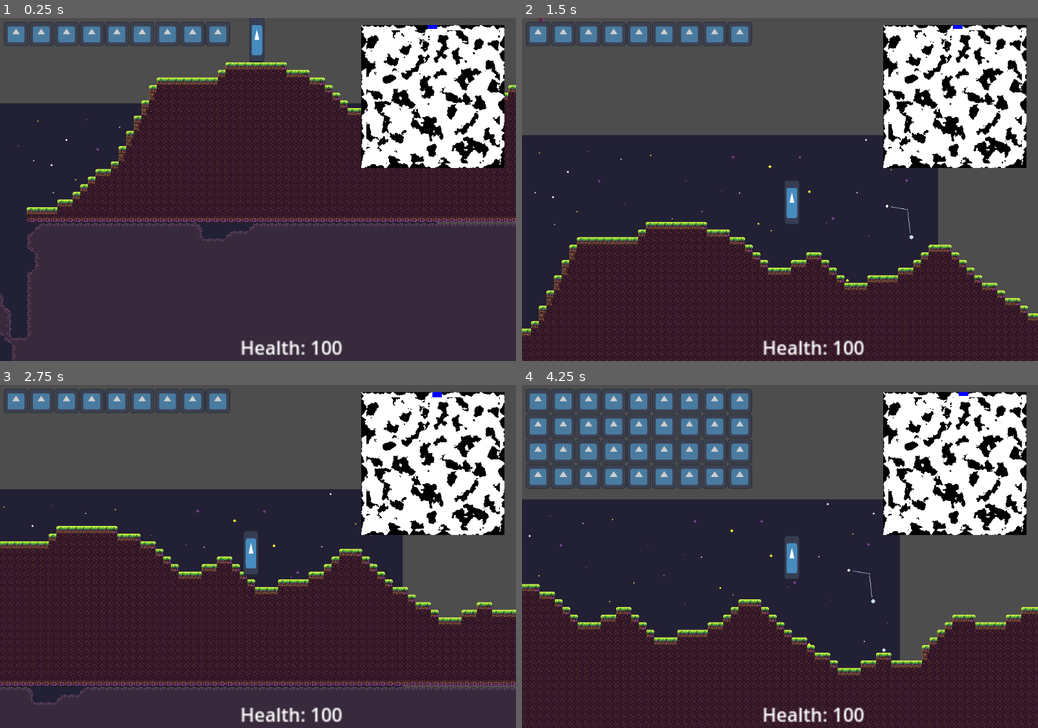
Above: before the commit, frames 1-4 (two rows, left to right).
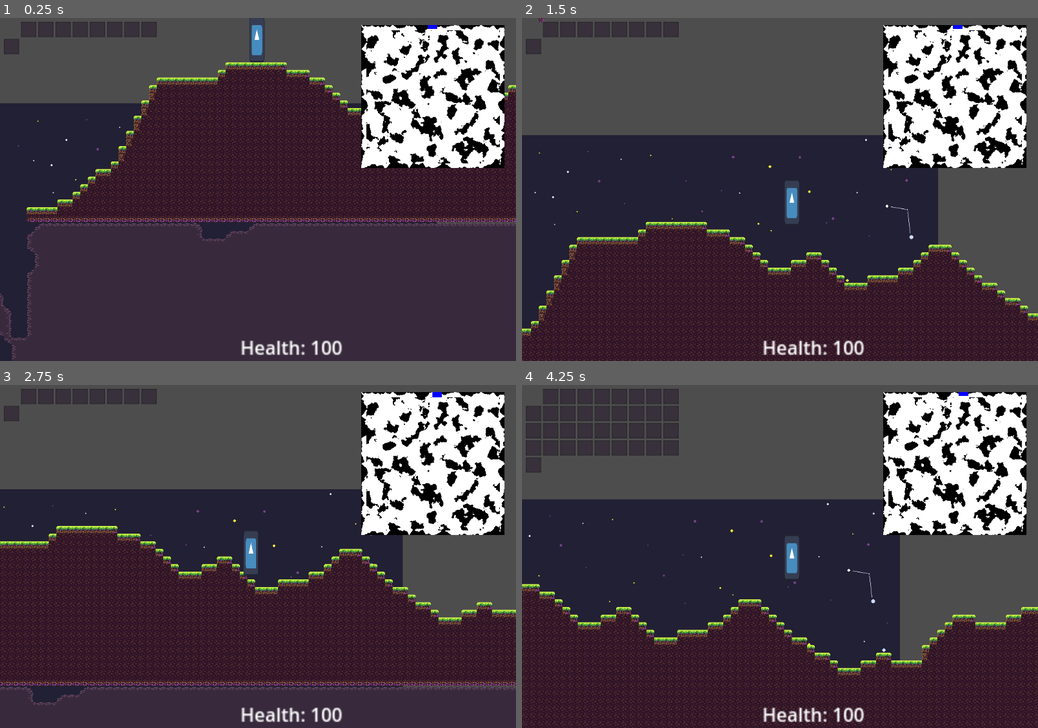
Above: after the commit, the same moments.

Repository: EamonnER/TerraWorlds
Game: Godot game, scene res://game.tscn
Two runs of this game, one before a commit and one after it. Both use one fixed random seed, a clock stepped at 60 frames per second and the inputs below. The engine's default icon, where the game draws it, is replaced by a stand-in: a white triangle on a blue panel in a dark square.
Inputs (mouse positions are in pixels of both pictures, inside the frame that each line leads up to):
- Up to frame 1 (0.25 s): no input
- Up to frame 2 (1.5 s): move the mouse to (537, 35) at 0.52 s; hold D (game_right) from 0.53 s (still down); click (537, 35) at 0.6 s; tap Space (game_jump) at 0.77 s; move the mouse to (563, 35) at 1.27 s; right-click (563, 35) at 1.35 s; click (563, 35) at 1.42 s
- Up to frame 3 (2.75 s): tap Space (game_jump) at 1.52 s; move the mouse to (67, 402) at 2.02 s; release D (game_right) at 2.03 s; hold A (game_left) from 2.03 s (still down); click (67, 402) at 2.1 s
- Up to frame 4 (4.25 s): move the mouse to (614, 402) at 2.77 s; release A (game_left) at 2.78 s; hold D (game_right) from 2.78 s (still down); right-click (614, 402) at 2.85 s; click (614, 402) at 2.92 s; tap Space (game_jump) at 3.02, 3.77 s; move the mouse to (640, 402) at 3.52 s; click (640, 402) at 3.6 s; tap Q (game_open_inventory) at 4.15 s

The runs differ from the first frame. In frame 1, 1.7% of the frame differs, in the area x 0-45%, y 1-11%; in frame 2, 1.7%; in frame 3, 1.7%; in frame 4, 6.8%, in the area x 0-45%, y 1-31%.

Commit message:
Added functionality for moving items around inventory

Diff:
--- a/game.tscn
+++ b/game.tscn
@@ -49,6 +49,7 @@
 offset_top = -41.0
 offset_right = 15.0
 offset_bottom = -41.0
+scale = Vector2(1, 1)
 columns = 9
 
 [node name="Health" type="Label" parent="CanvasLayer/HUD"]
--- a/src/inventory/inventory.gd
+++ b/src/inventory/inventory.gd
@@ -3,24 +3,32 @@
 
 enum SLOT_TYPE {
 	INVENTORY_HOTBAR,
-	INVENTORY
+	INVENTORY,
+	HELD
 }
 
 @onready var inventory_slot_scene = preload("res://src/inventory/inventory_slot.tscn")
+@onready var held_inventory_slot = $HeldInventorySlot
 
 var rows = 4
 var slots: Dictionary
 var is_open: bool = false
 
 func _ready() -> void:
+	held_inventory_slot.texture = null
+	#held_inventory_slot.ignore_theme_sizes = true  # Prevents automatic sizing
+	held_inventory_slot.size_flags_stretch_ratio = 0  # Stops it from taking grid space
+
 	columns = 9
 
 	slots[SLOT_TYPE.INVENTORY_HOTBAR] = []
 	slots[SLOT_TYPE.INVENTORY] = []
+	slots[SLOT_TYPE.HELD] = [held_inventory_slot]
 
 	for i in range(columns * rows):
 		var slot: InventorySlot = inventory_slot_scene.instantiate()
 		add_child(slot)
+		slot.add_to_group("inventory_slots")
 
 		if i < columns:
 			slots[SLOT_TYPE.INVENTORY_HOTBAR].append(slot)
@@ -45,6 +53,8 @@
 func add_item(item: Item, quantity: int = 1) -> bool:
 	# Returns true if successful; false otherwise
 	for slot in get_children():
+		if slot == held_inventory_slot:
+			continue
 		var current_slot_item = slot.get_item()
 		if (current_slot_item == null) or (item.is_stackable and current_slot_item.id == item.id):
 			slot.set_item(item, quantity)
@@ -52,5 +62,7 @@
 	return false
 
 func _process(delta: float) -> void:
+	held_inventory_slot.set_global_position(get_global_mouse_position() - (held_inventory_slot.get_size()/4))
 	if Input.is_action_just_pressed("game_open_inventory"):
 		toggle_inventory()
+	#print(held_inventory_slot.get_item())
--- a/src/inventory/inventory.tscn
+++ b/src/inventory/inventory.tscn
@@ -1,7 +1,11 @@
-[gd_scene load_steps=2 format=3 uid="uid://c8w68wmnu80ky"]
+[gd_scene load_steps=3 format=3 uid="uid://c8w68wmnu80ky"]
 
 [ext_resource type="Script" path="res://src/inventory/inventory.gd" id="1_dlhv8"]
+[ext_resource type="PackedScene" uid="uid://bf2u15xb65wf7" path="res://src/inventory/inventory_slot.tscn" id="2_x7p2h"]
 
 [node name="Inventory" type="GridContainer"]
-scale = Vector2(0.4, 0.4)
 script = ExtResource("1_dlhv8")
+
+[node name="HeldInventorySlot" parent="." instance=ExtResource("2_x7p2h")]
+z_index = 1
+layout_mode = 2
--- a/src/inventory/inventory_slot.gd
+++ b/src/inventory/inventory_slot.gd
@@ -7,7 +7,7 @@
 @onready var quantity_label: Label = $Quantity
 @onready var this_scene = preload("res://src/inventory/inventory_slot.tscn")
 
-var is_following_cursor: bool = false
+@onready var parent_inventory = get_parent()
 
 func set_item(new_item: Item, new_quantity: int) -> void:
 	if new_item == null or new_quantity == 0:
@@ -65,6 +65,10 @@
 	delete_item()
 	return [item, old_quantity]
 
+func transfer_item_to(slot: InventorySlot) -> void:
+	var item = pop_item()
+	slot.set_item(item[0], item[1])
+
 func _update_label() -> void:
 	if quantity_label == null:
 		return
@@ -73,19 +77,23 @@
 		return
 	quantity_label.set_text("")
 
-func _ready():
+func _ready() -> void:
 	self.mouse_filter = Control.MOUSE_FILTER_STOP
 	self.gui_input.connect(_on_gui_input)
 
-func _on_gui_input(event):
+func get_slot_under_cursor() -> InventorySlot:
+		var mouse_position = get_viewport().get_mouse_position()
+		for slot: InventorySlot in get_tree().get_nodes_in_group("inventory_slots"):
+			if Rect2(slot.get_position(), slot.get_size()).has_point(mouse_position):
+				return slot  # Return the first slot found under the cursor
+		return null  # No slot found
+
+func is_empty() -> bool:
+	return false if get_item() is Item else true
+
+func _on_gui_input(event) -> void:
 	if event is InputEventMouseButton and event.pressed and event.button_index == MOUSE_BUTTON_LEFT:
-		var following_inventory_slot: InventorySlot = this_scene.instantiate()
-		following_inventory_slot.set_texture(null)
-		var current_item = pop_item()
-		following_inventory_slot.set_item(current_item[0], current_item[1])
-		following_inventory_slot.is_following_cursor = true
-		get_parent().add_child(following_inventory_slot)
-
-func _process(delta: float) -> void:
-	if is_following_cursor:
-		set_global_position(get_viewport().get_mouse_position())
+		if parent_inventory.held_inventory_slot.is_empty():
+			transfer_item_to(parent_inventory.held_inventory_slot)
+		else:
+			parent_inventory.held_inventory_slot.transfer_item_to(self)
--- a/src/inventory/inventory_slot.tscn
+++ b/src/inventory/inventory_slot.tscn
@@ -1,18 +1,18 @@
 [gd_scene load_steps=5 format=3 uid="uid://bf2u15xb65wf7"]
 
-[ext_resource type="Texture2D" uid="uid://oehadtam0o37" path="res://icon.svg" id="1_ao32y"]
+[ext_resource type="Texture2D" uid="uid://ikuds4ym37qr" path="res://assets/inventory-slot.png" id="1_rjqqo"]
 [ext_resource type="Script" path="res://src/inventory/inventory_slot.gd" id="2_ypagu"]
 [ext_resource type="FontFile" uid="uid://bghi6wt75vdyk" path="res://assets/fonts/public-pixel-font/PublicPixel-rv0pA.ttf" id="3_2rfmu"]
 
 [sub_resource type="LabelSettings" id="LabelSettings_5h0xl"]
 font = ExtResource("3_2rfmu")
-font_size = 32
+font_size = 8
 
 [node name="InventorySlot" type="TextureRect"]
 self_modulate = Color(1, 1, 1, 0.72549)
 offset_right = 128.0
 offset_bottom = 128.0
-texture = ExtResource("1_ao32y")
+texture = ExtResource("1_rjqqo")
 script = ExtResource("2_ypagu")
 
 [node name="Quantity" type="Label" parent="."]
@@ -23,10 +23,10 @@
 anchor_top = 1.0
 anchor_right = 1.0
 anchor_bottom = 1.0
-offset_left = -49.0
-offset_top = -32.0
-offset_right = -9.0
-offset_bottom = -9.0
+offset_left = -42.0
+offset_top = -34.0
+offset_right = -2.0
+offset_bottom = -2.0
 grow_horizontal = 0
 grow_vertical = 0
 label_settings = SubResource("LabelSettings_5h0xl")
Binary file added: assets/inventory-slot.png
Not shown, added: assets/inventory-slot.png.import
